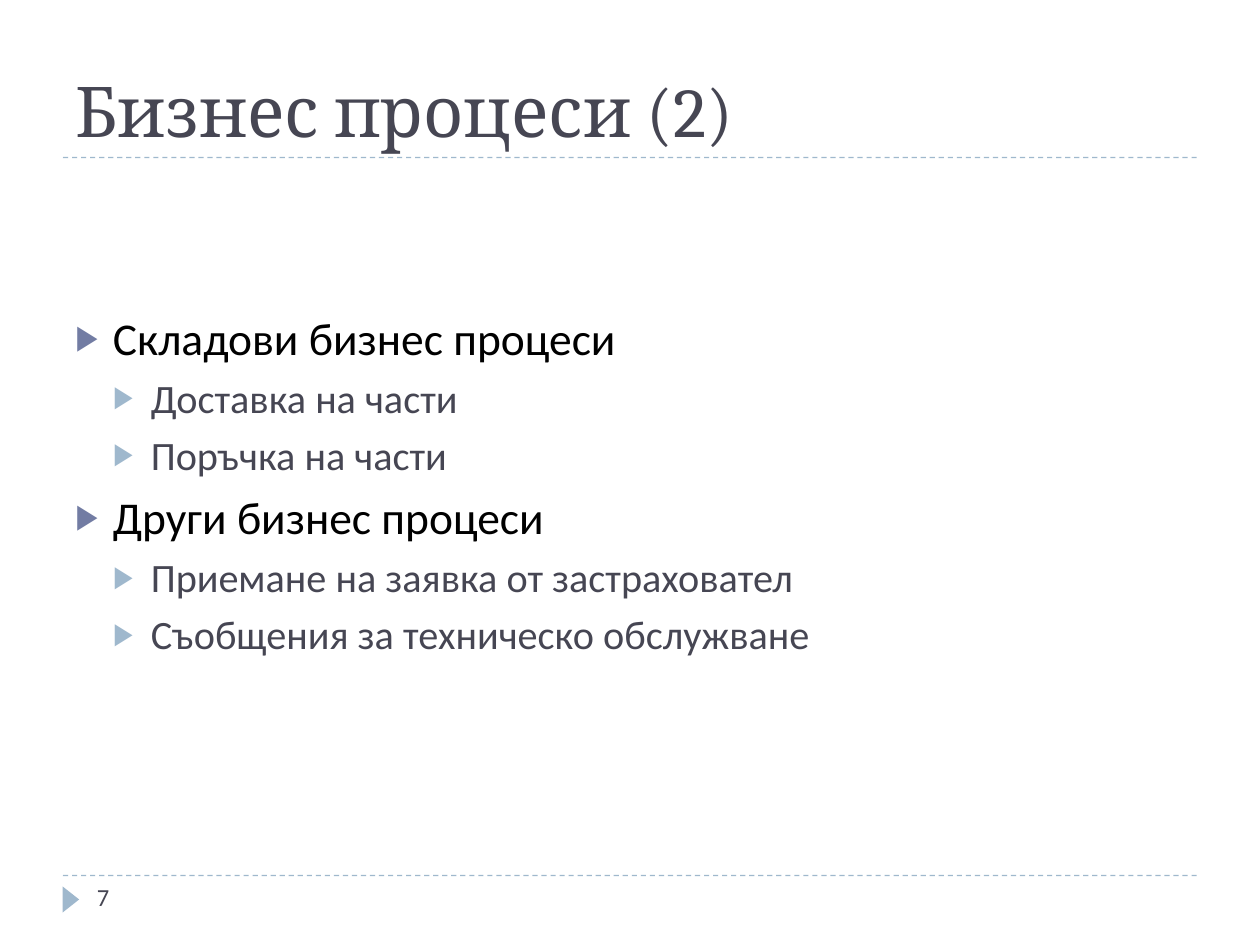
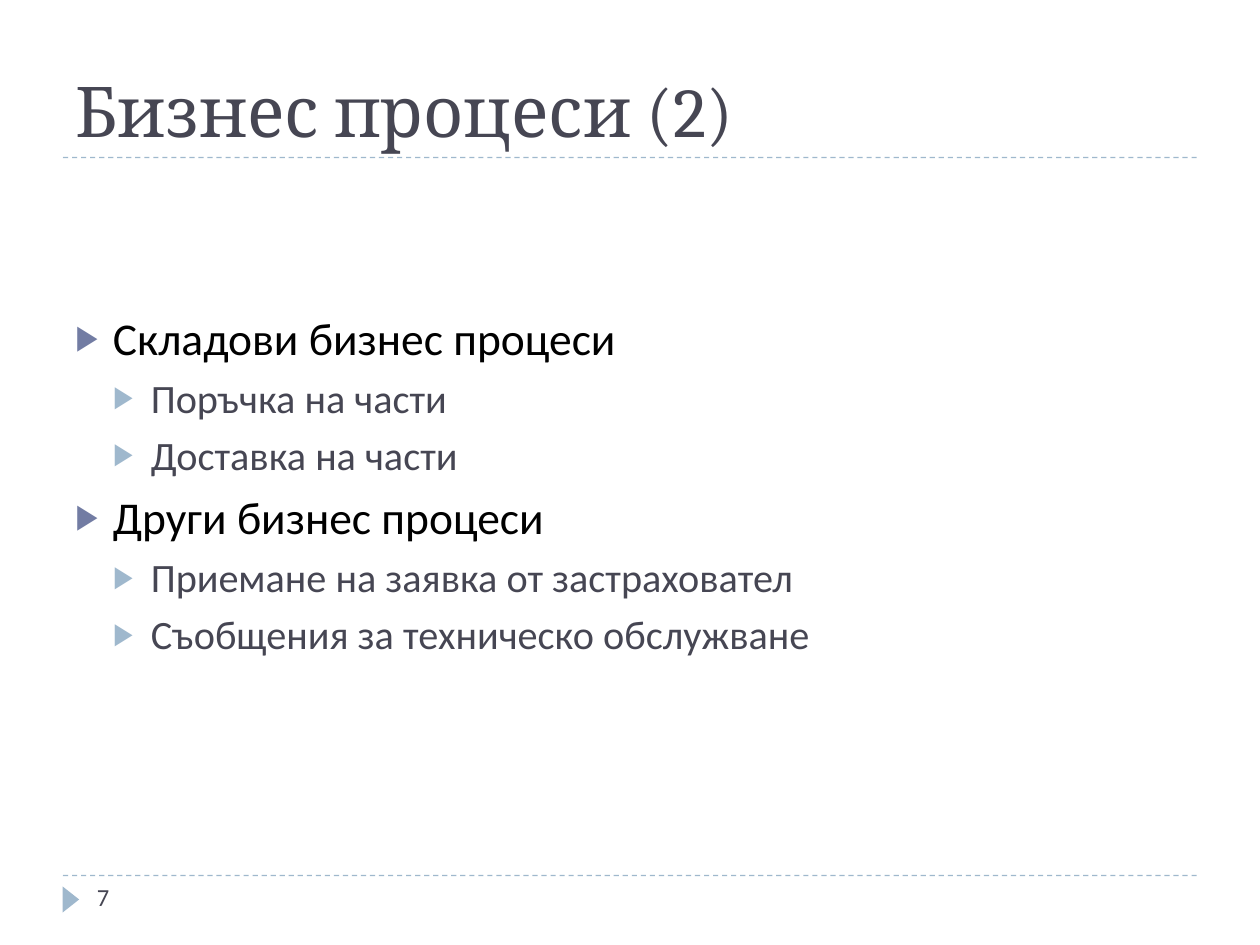
Before and after one commit to jasimcse/team2-strawberry, a slide deck: slide 7 of prezentaciq/venci.ppt. Drawn at 1260x945 pixels with LibreOffice and Linux fonts; fonts in the diff are those of the drawing. Boxes give left, top, right and bottom in pixels: in the first picture for what was removed or moved away, otherwise in the second. Text is boxed around its words. In the diff, an @@ line names an element or a change of style, - is before the commit and + after.

```diff
--- a/prezentaciq/venci.ppt
+++ b/prezentaciq/venci.ppt
@@ text at box(151, 387, 446, 420): paragraph added @@
+  ▶ Поръчка на части
@@ text at box(151, 444, 446, 477): paragraph removed @@
-  ▶ Поръчка на части
```
Also in this commit, not shown: 5 other slides changed, 1 slide added.
